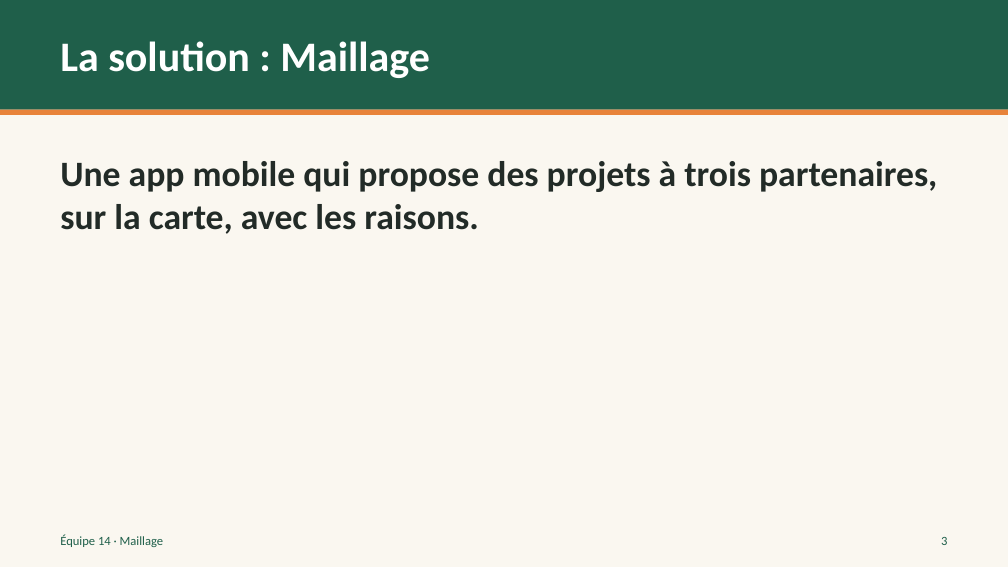
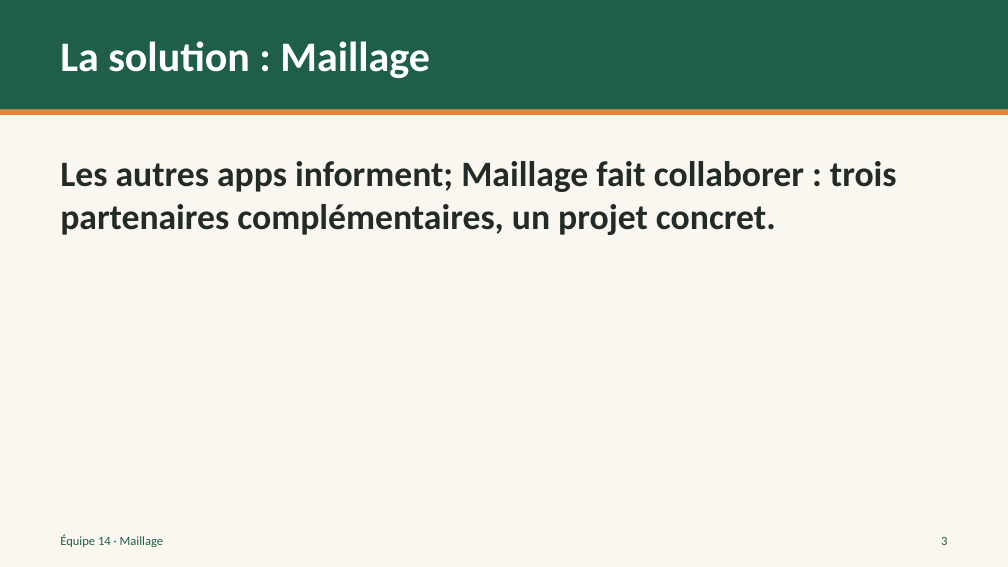
Before and after one commit to cianthiffault2006-png/hackathon-saint-roch-2026, a slide deck: slide 3 of docs/pitch/Maillage.pptx. Drawn at 1008x567 pixels with LibreOffice and Linux fonts; fonts in the diff are those of the drawing. Boxes give left, top, right and bottom in pixels: in the first picture for what was removed or moved away, otherwise in the second. Text is boxed around its words. In the diff, an @@ line names an element or a change of style, - is before the commit and + after.

```diff
--- a/docs/pitch/Maillage.pptx
+++ b/docs/pitch/Maillage.pptx
@@ text at (x1=60, y1=161, x2=897, y2=235): text changed @@
-Une app mobile qui propose des projets à trois partenaires, sur la carte, avec les raisons.
+Les autres apps informent; Maillage fait collaborer : trois partenaires complémentaires, un projet concret.
```
Also in this commit, not shown: 2 other slides changed, 3 other files.
